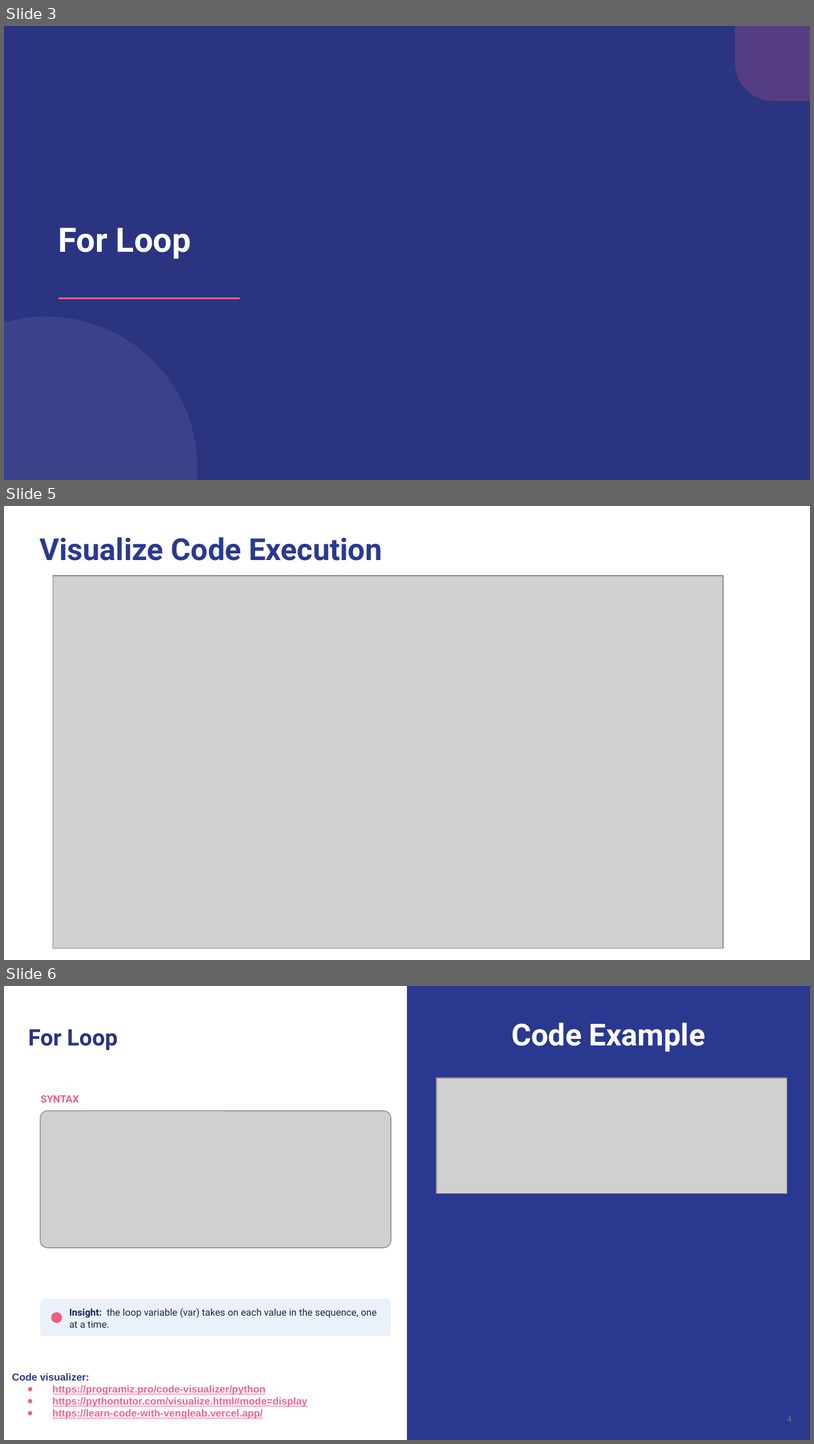
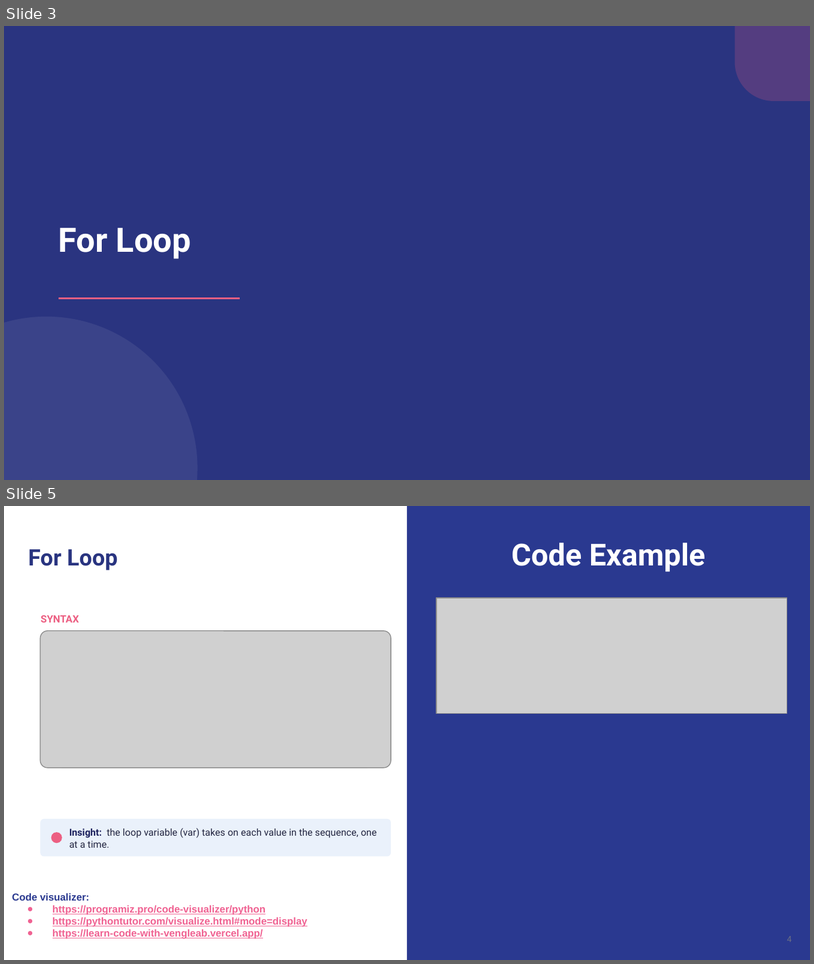
Before and after one commit to wg-training/wg-python-for-data-science-fundamental, a slide deck: slides/08 - Loop.pptx. Shown one above the other, each under a label of ours: slides 3, 5 and 6 before the commit, slides 3 and 5 after it; the slides between them are not shown. The pictures are 814x1444 and 814x964 pixels, drawn with LibreOffice and Linux fonts; fonts in the diff are those of the drawing; grey boxes stand for pictures. Boxes give left, top, right and bottom in pixels: in the first picture for what was removed or moved away, otherwise in the second. Text is boxed around its words. In the diff, an @@ line names an element or a change of style, - is before the commit and + after.

```diff
--- a/slides/08 - Loop.pptx
+++ b/slides/08 - Loop.pptx
@@ slide 5 removed at (4, 506, 810, 960), background #FFFFFF @@
@@ title removed at (39, 537, 382, 561) @@
-Visualize Code Execution
@@ picture removed at (53, 576, 723, 948) @@
@@ what was slide 6 is now slide 5 @@
```
Also in this commit, not shown: 3 slides changed, 1 other file.
